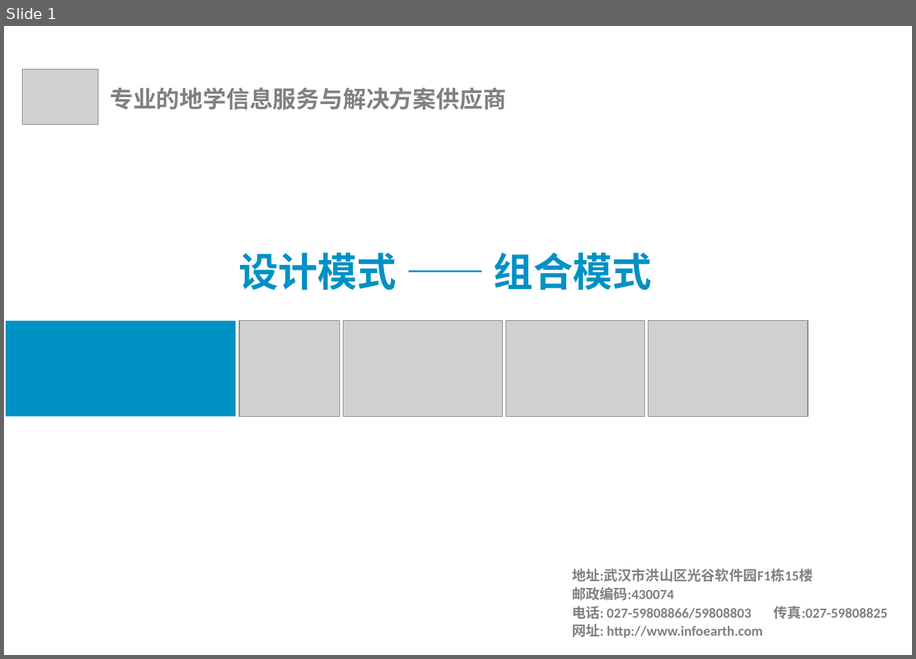
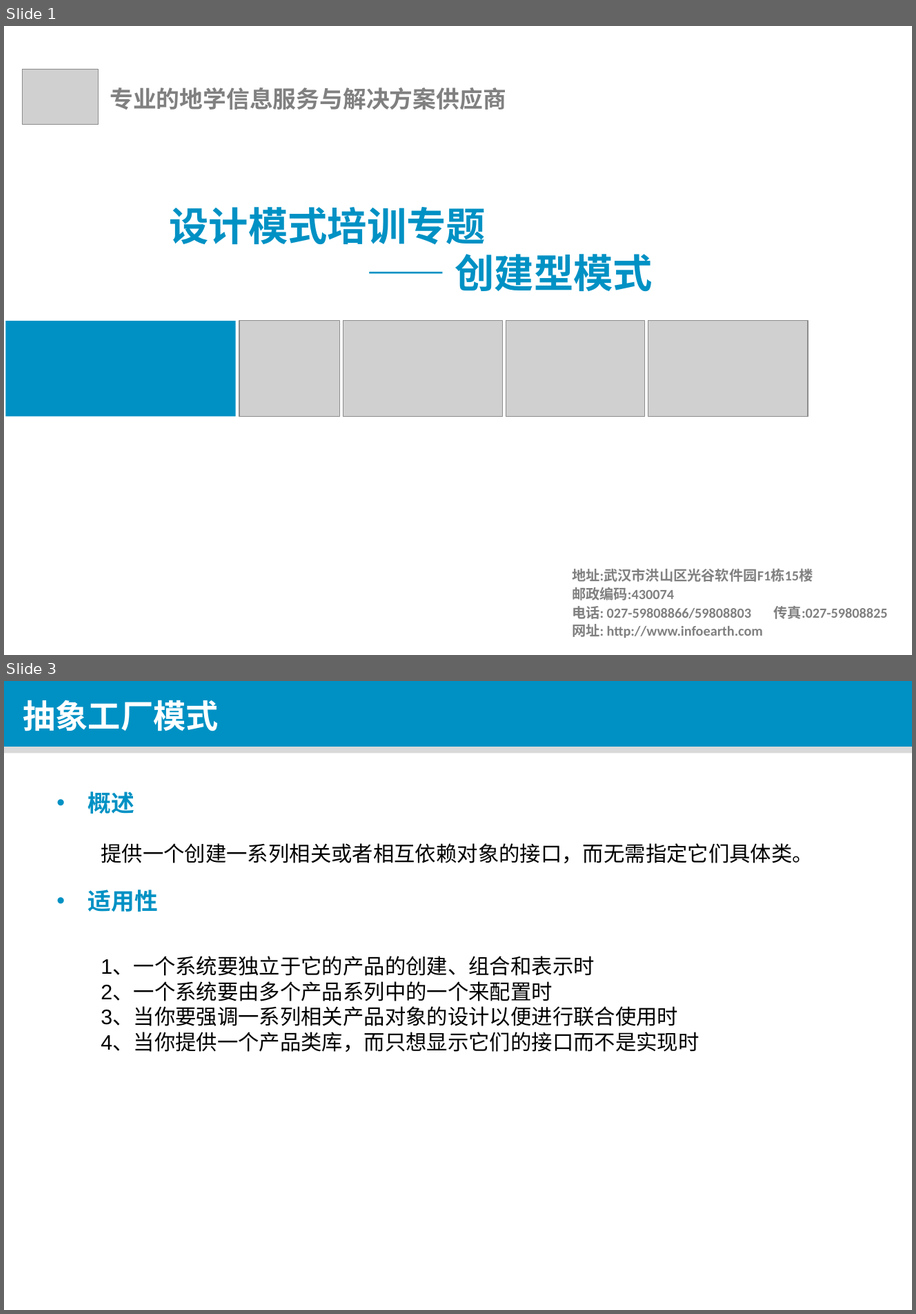
Before and after one commit to GISHUB2017/DesignPattern, a slide deck: PPT/设计模式.pptx. Shown one above the other, each under a label of ours: slide 1 before the commit, slides 1 and 3 after it; the slides between them are not shown. The pictures are 916x659 and 916x1314 pixels, drawn with LibreOffice and Linux fonts; fonts in the diff are those of the drawing; grey boxes stand for pictures; background and template pictures are left out. Boxes give left, top, right and bottom in pixels: in the first picture for what was removed or moved away, otherwise in the second. Text is boxed around its words. In the diff, an @@ line names an element or a change of style, - is before the commit and + after.

```diff
--- a/PPT/设计模式.pptx
+++ b/PPT/设计模式.pptx
@@ slide 3 added at (4, 681, 912, 1310), background #FFFFFF @@
@@ rectangle added at (4, 681, 912, 747), fill #0091C4 @@
@@ text added at (23, 700, 219, 731), 28 pt, text #FFFFFF, bold @@
+抽象工厂模式
@@ rectangle added at (4, 747, 912, 753), fill #D9D9D9 @@
@@ text added at (88, 791, 158, 911), 20 pt, text #0091C4, bold @@
+• 概述
+• 适用性
@@ text added at (101, 843, 813, 863), 18 pt, text #000000 @@
+提供一个创建一系列相关或者相互依赖对象的接口，而无需指定它们具体类。
@@ text added at (101, 957, 699, 1052), 18 pt, text #000000 @@
+1、一个系统要独立于它的产品的创建、组合和表示时
+2、一个系统要由多个产品系列中的一个来配置时
+3、当你要强调一系列相关产品对象的设计以便进行联合使用时
+4、当你提供一个产品类库，而只想显示它们的接口而不是实现时
@@ slide 1 changed as well @@
@@ text at (170, 207, 653, 291): text changed @@
-设计模式 —— 组合模式
+设计模式培训专题
+—— 创建型模式
```
Also in this commit, not shown: 13 other slides added, 15 slides removed, 11 other files.
